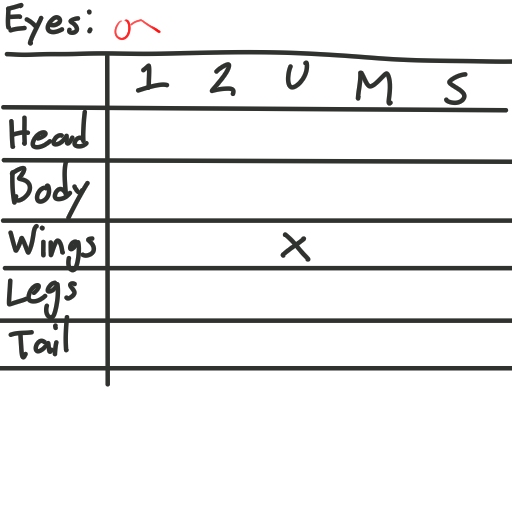
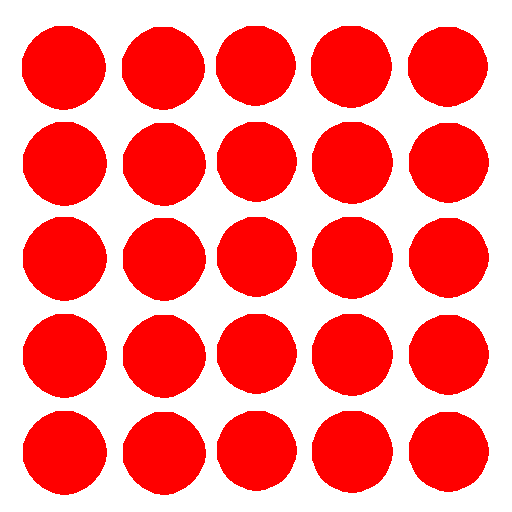
Layers edited between the first and the second 512px x 512px image:
added group "tribe" with 310 layers over [0, 2, 512, 495]
showed group "hive" (30 layers), moved it into group "tribe" over [0, 2, 512, 495]
showed group "ice" (30 layers), moved it into group "tribe" over [0, 2, 512, 495]
moved "membranes" (5th of 40, in "tribe" › "ice" › "body") into group "body", painted on it over [0, 2, 448, 384]
moved "membranes" (8th of 40, in "tribe" › "ice" › "tail") into group "tail", painted on it over [0, 128, 512, 448]
moved "wings" (2nd of 10, in "tribe" › "ice") above "eyes" over [64, 128, 512, 495]
showed group "leaf" (30 layers), moved it into group "tribe" over [0, 2, 512, 495]
moved "body" (3rd of 10, in "tribe" › "leaf") above "head" over [0, 2, 512, 384]
moved "membranes" (10th of 40, in "tribe" › "leaf" › "head") into group "head", painted on it over [0, 64, 448, 448]
showed group "mud" (30 layers), moved it into group "tribe" over [0, 2, 512, 495]
moved "membranes" (16th of 40, in "tribe" › "mud" › "tail") into group "tail", painted on it over [0, 64, 512, 448]
showed group "night" (30 layers), moved it into group "tribe" over [0, 2, 512, 495]
showed group "rain" (30 layers), moved it into group "tribe" over [0, 2, 512, 495]
added group "sand" with 30 layers in group "tribe" over [0, 2, 512, 495]
moved "membranes" (25th of 40, in "tribe" › "sand" › "body") into group "body", painted on it over [0, 2, 448, 384]
removed group "background" (1 layers) over [0, 2, 512, 448]
removed layer "white" from group "background" over [0, 2, 512, 448]
added group "sea" with 30 layers in group "tribe" over [0, 2, 512, 495]
moved "membranes" (29th of 40, in "tribe" › "sea" › "body") into group "body", painted on it over [0, 2, 448, 384]
added group "silk" with 30 layers in group "tribe" over [0, 2, 512, 495]
added group "sky" with 30 layers in group "tribe" over [0, 2, 512, 495]
…and 275 more changes (115 added, 149 painted, 150 stack)
